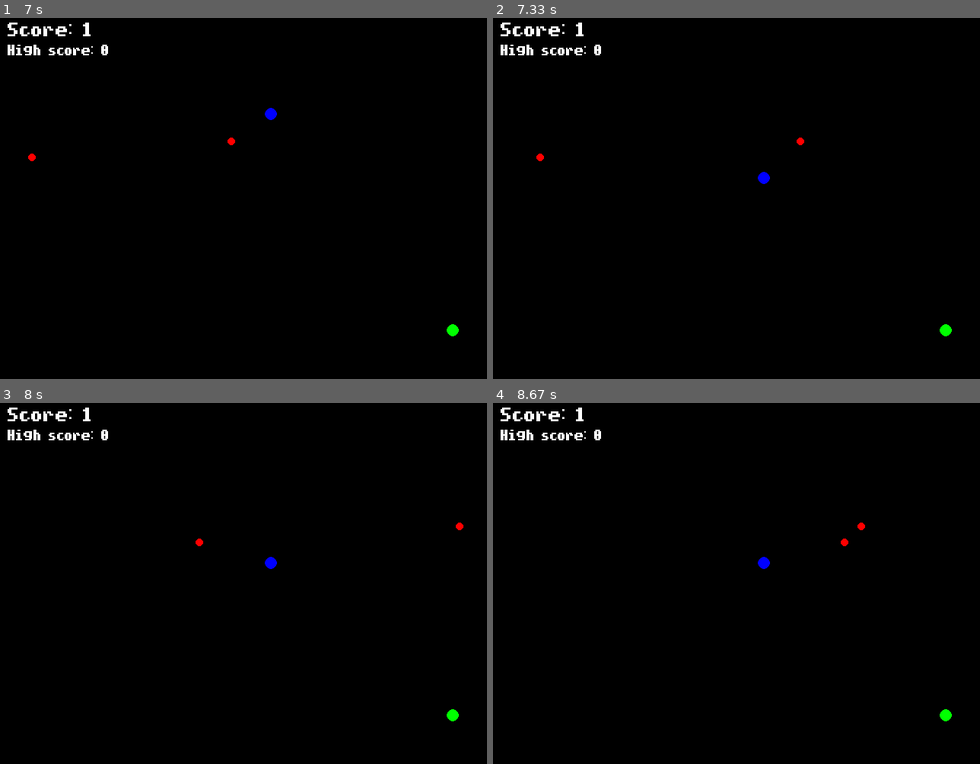
Above: before the commit, frames 1-4 (two rows, left to right).
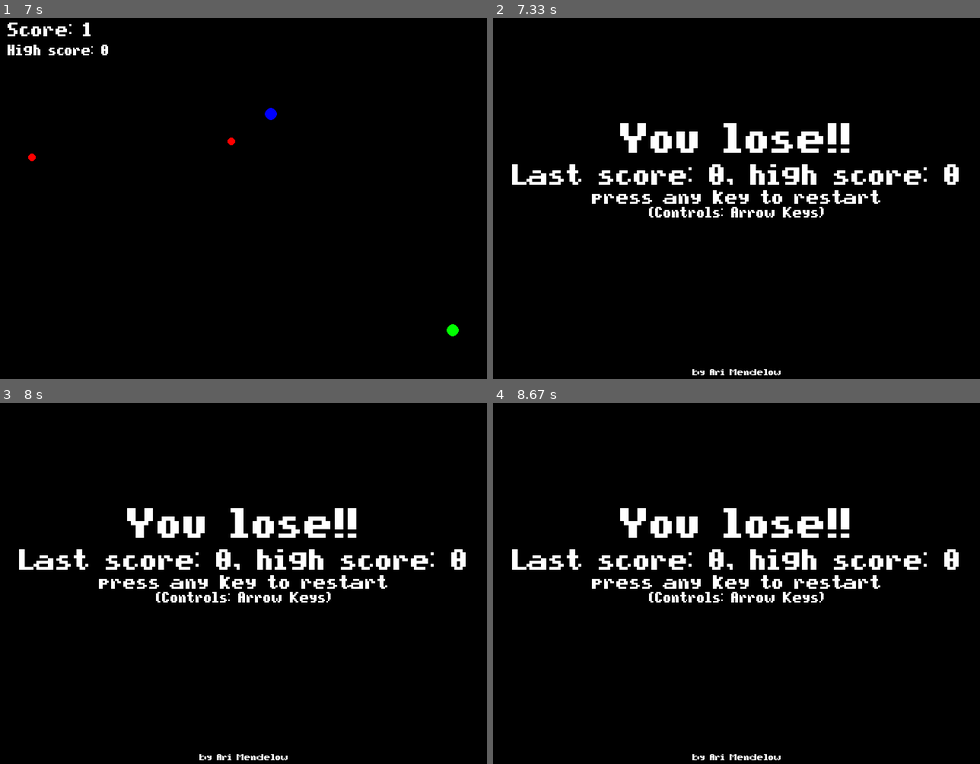
Above: after the commit, the same moments.

Repository: arimendelow/python_games
Game: pygame game, started from eskiv/eskiv.py
The game is run twice, just before and just after one commit, with the same random seed, the same clock (stepped at 60 frames per second) and the same inputs.
Inputs:
- Up to frame 1 (7 s): hold Right 0.33-0.8 s; hold Up 0.83-1.18 s; hold Right 1.22-1.68 s; hold Left 1.72-2.25 s; hold Down 2.28-2.58 s; hold Left 2.62-3.02 s; hold Up 3.05-3.42 s; hold Right 3.45-4.08 s; hold Down 4.12-4.48 s; hold Left 4.52-4.98 s; hold Right 5.02-5.48 s; hold Up 5.52-5.82 s; hold Right 5.85-6.32 s; hold Left 6.35-6.88 s; hold Down from 6.92 s (still down)
- Up to frame 2 (7.33 s): release Down at 7.22 s
- Up to frame 3 (8 s): no input
- Up to frame 4 (8.67 s): no input

Frame 1 is identical in both runs. In frame 2, 5.6% of the frame differs, in the area x 1-96%, y 1-99%; in frame 3, 5.6%; in frame 4, 5.6%.

Commit message:
Add obstacle/player collision detection

Diff:
--- a/eskiv/eskiv.py
+++ b/eskiv/eskiv.py
@@ -245,6 +245,13 @@
 					generateObj()
 					generateObst()
 
+		# Check collisions between player and obstacles
+		for obst in obsts:
+			if obst.y - obst.radius < player.y + player.radius and obst.y + obst.radius > player.y - player.radius:
+				if obst.x - obst.radius < player.x + player.radius and obst.x + obst.radius > player.x - player.radius:
+					# Game over
+					return
+
 		redrawGameWindow()
 
 	pygame.quit()
